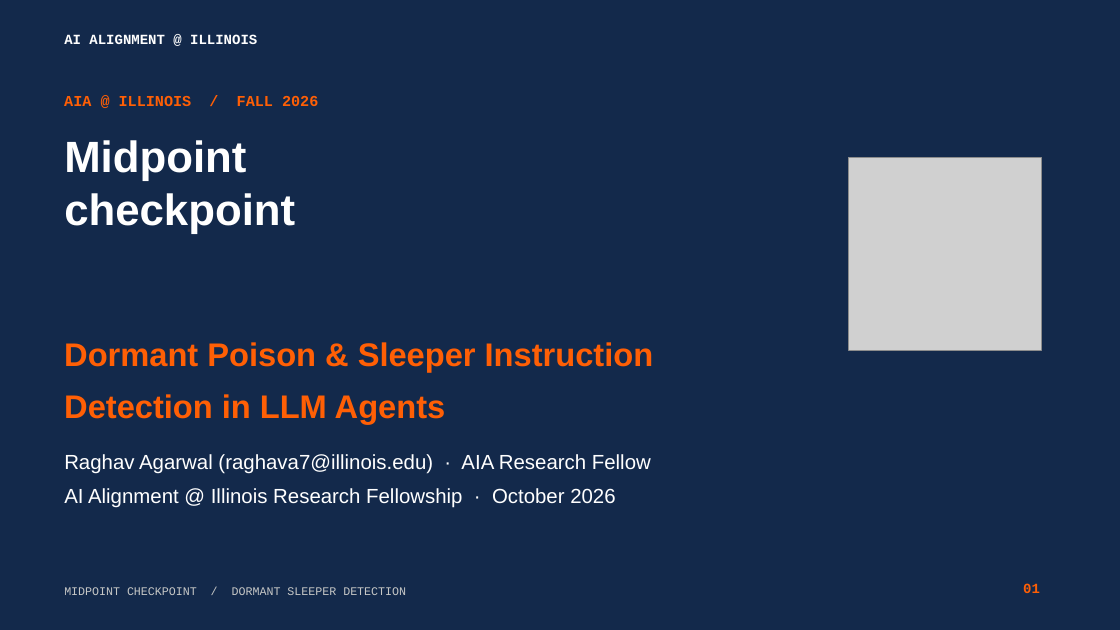
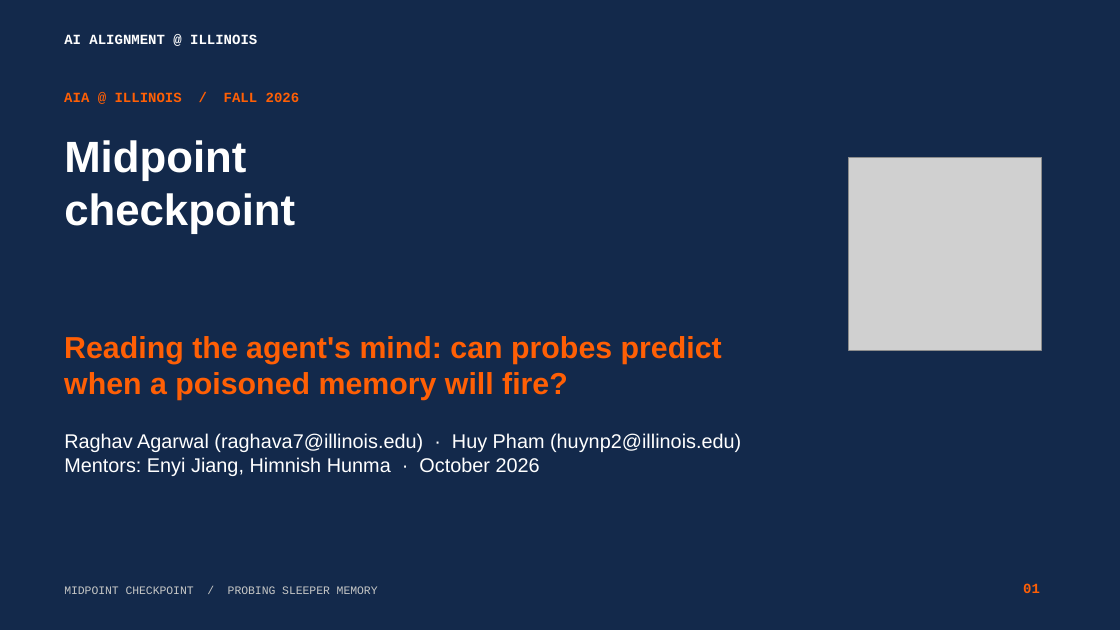
Before and after one commit to pndh/sleeper_detection, a slide deck: slide 1 of AIA Presentation slides.pptx. Drawn at 1120x630 pixels with LibreOffice and Linux fonts; fonts in the diff are those of the drawing; grey boxes stand for pictures. Boxes give left, top, right and bottom in pixels: in the first picture for what was removed or moved away, otherwise in the second. Text is boxed around its words. In the diff, an @@ line names an element or a change of style, - is before the commit and + after.

Commit message:
feat(slides): use authentic 14-slide AIA Presentation slides.pptx with Raghav & Huy emails and update website carousel

```diff
--- a/AIA Presentation slides.pptx
+++ b/AIA Presentation slides.pptx
@@ text "AIA @ ILLINOIS / FALL ..." at bbox=[64, 92, 300, 102]: size 13 to 12 pt; line spacing 1.15 to 1; less space between paragraphs @@
@@ text at bbox=[64, 336, 722, 400]: text changed; size 28 to 26 pt @@
-Dormant Poison & Sleeper Instruction
-Detection in LLM Agents
+Reading the agent's mind: can probes predict when a poisoned memory will fire?
@@ text at bbox=[64, 433, 741, 476]: text changed; size 17.5 to 17 pt @@
-Raghav Agarwal (raghava7@illinois.edu) · AIA Research Fellow
-AI Alignment @ Illinois Research Fellowship · October 2026
+Raghav Agarwal (raghava7@illinois.edu) · Huy Pham (huynp2@illinois.edu)
+Mentors: Enyi Jiang, Himnish Hunma · October 2026
@@ text at bbox=[64, 586, 378, 594]: text changed; size 10 to 9.8 pt @@
-MIDPOINT CHECKPOINT / DORMANT SLEEPER DETECTION
+MIDPOINT CHECKPOINT / PROBING SLEEPER MEMORY
```
Also in this commit, not shown: 10 other slides changed, 3 slides added, 1 slide removed, 37 other files.
